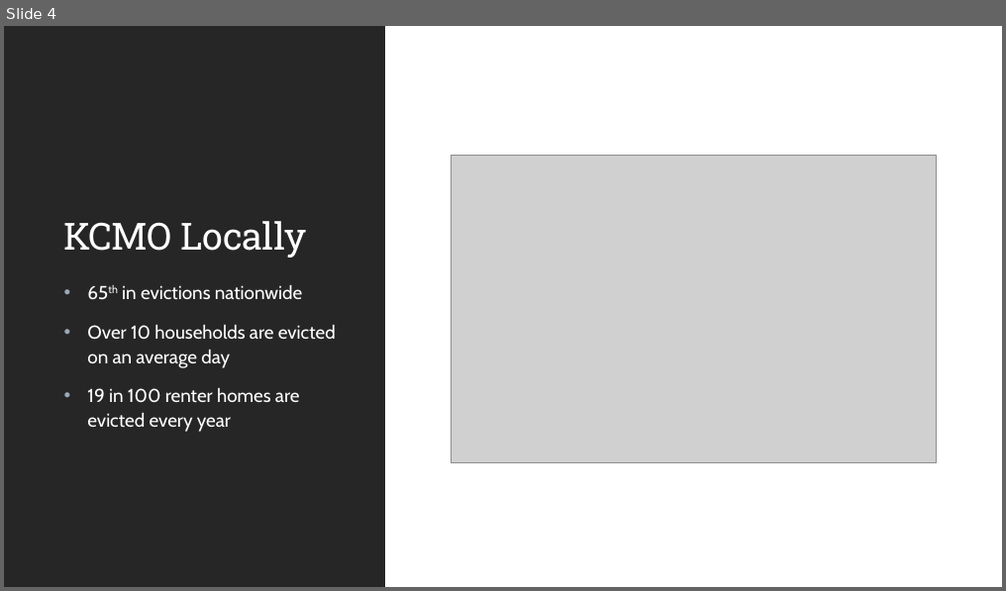
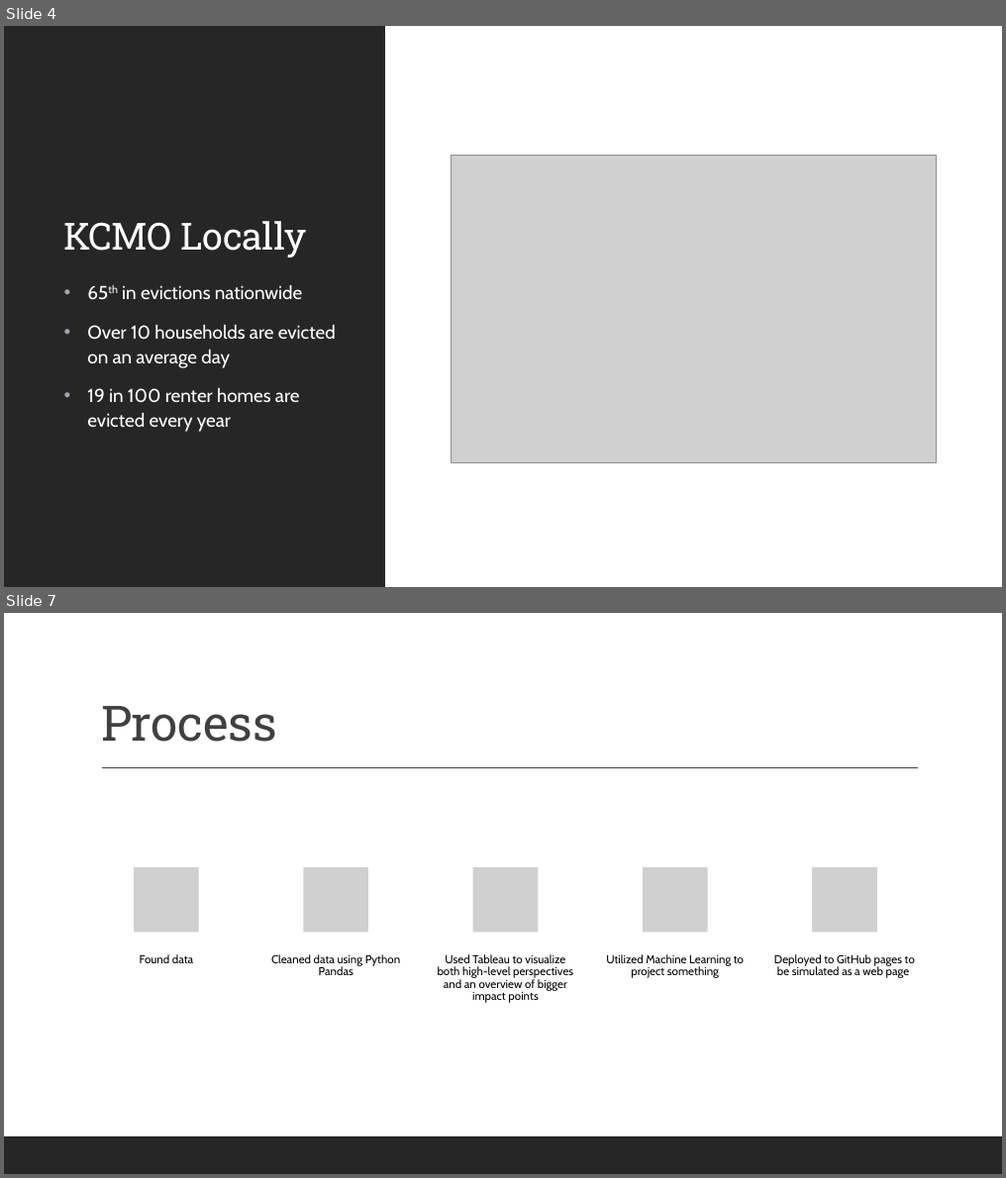
Before and after one commit to CecilyGriffin/EvictionPrediction, a slide deck: EvictionPrediction.pptx. Shown one above the other, each under a label of ours: slide 4 before the commit, slides 4 and 7 after it; the slides between them are not shown. The pictures are 1006x591 and 1006x1178 pixels, drawn with LibreOffice and Linux fonts; fonts in the diff are those of the drawing; grey boxes stand for pictures. Boxes give left, top, right and bottom in pixels: in the first picture for what was removed or moved away, otherwise in the second. Text is boxed around its words. In the diff, an @@ line names an element or a change of style, - is before the commit and + after.

Commit message:
ppt

```diff
--- a/EvictionPrediction.pptx
+++ b/EvictionPrediction.pptx
@@ slide 7 added at (4, 613, 1002, 1174), background #FFFFFF @@
@@ title added at (101, 706, 276, 742), 47 pt, text #404040 @@
+Process
@@ line added from (102, 768) to (918, 768), #404040 1 pt @@
@@ group added at (135, 867, 915, 1003): 5 pictures, 5 texts @@
+Found data
+Cleaned data using Python Pandas
+Used Tableau to visualize both high-level perspectives and an overview of bigger impact points
+Utilized Machine Learning to project something
+Deployed to GitHub pages to be simulated as a web page
@@ rectangle added at (4, 1137, 1002, 1174), fill #262626 @@
```
Also in this commit, not shown: 3 other slides added, 1 other file.
